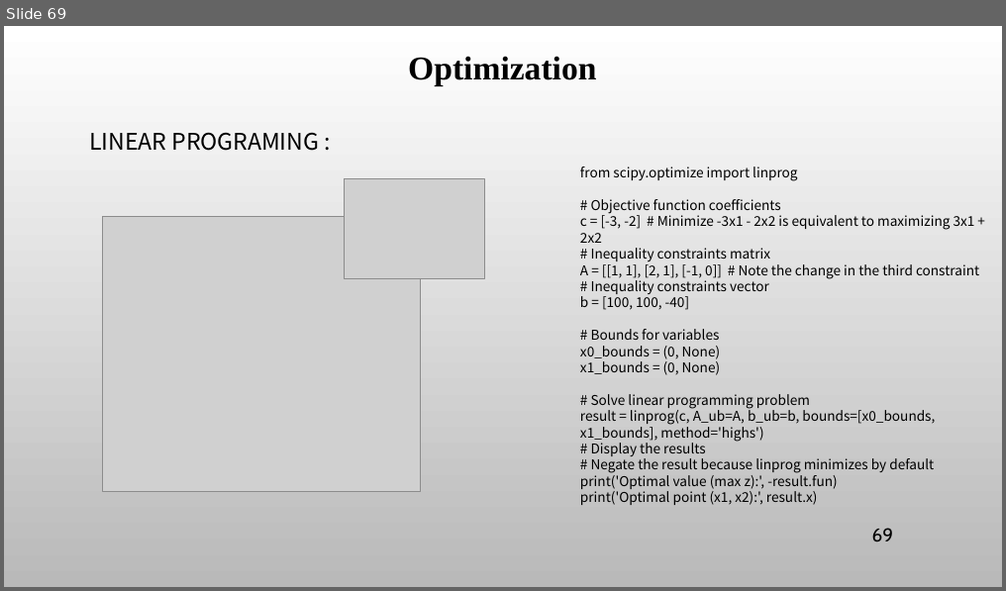
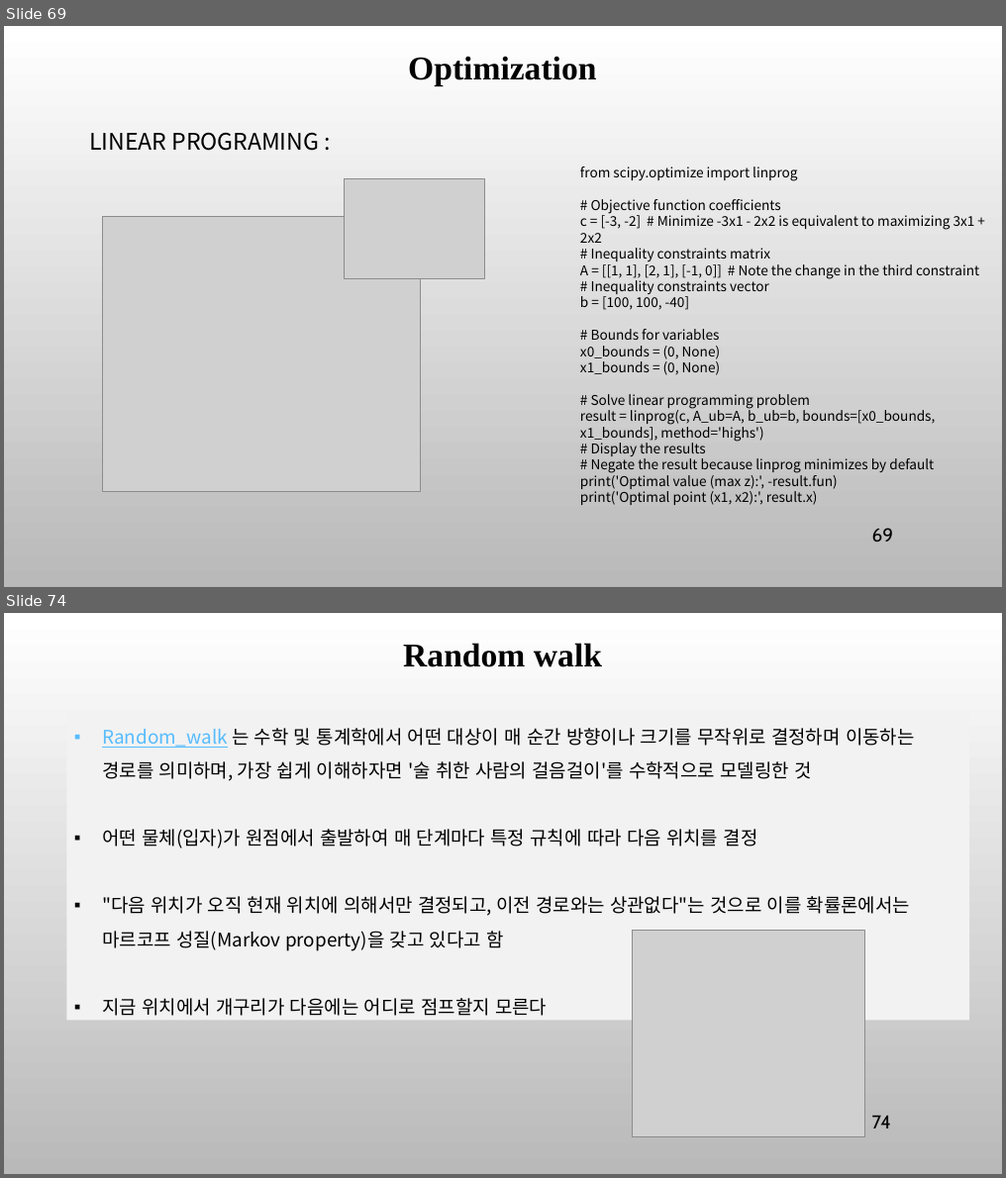
Before and after one commit to ancestor9/mathematics-for-machine-learning, a slide deck: 8_Applications of mathematics.pptx. Shown one above the other, each under a label of ours: slide 69 before the commit, slides 69 and 74 after it; the slides between them are not shown. The pictures are 1006x591 and 1006x1178 pixels, drawn with LibreOffice and Linux fonts; fonts in the diff are those of the drawing; grey boxes stand for pictures; background and template pictures are left out. Boxes give left, top, right and bottom in pixels: in the first picture for what was removed or moved away, otherwise in the second. Text is boxed around its words. In the diff, an @@ line names an element or a change of style, - is before the commit and + after.

```diff
--- a/8_Applications of mathematics.pptx
+++ b/8_Applications of mathematics.pptx
@@ slide 74 added at [4,613,1002,1174], background picture (left out) @@
@@ title added at [403,643,602,667], 32 pt, text #000000, bold @@
+Random walk
@@ rectangle added at [67,711,969,1020], fill #F2F2F2, 18 pt, text #000000 @@
+▪ Random_walk 는 수학 및 통계학에서 어떤 대상이 매 순간 방향이나 크기를 무작위로 결정하며 이동하는 경로를 의미하며, 가장 쉽게 이해하자면 '술 취한 사람의 걸음걸이'를 수학적으로 모델링한 것
+▪ 어떤 물체(입자)가 원점에서 출발하여 매 단계마다 특정 규칙에 따라 다음 위치를 결정
+▪ "다음 위치가 오직 현재 위치에 의해서만 결정되고, 이전 경로와는 상관없다"는 것으로 이를 확률론에서는 마르코프 성질(Markov property)을 갖고 있다고 함
+▪ 지금 위치에서 개구리가 다음에는 어디로 점프할지 모른다
@@ picture added at [633,930,865,1137] @@
@@ page number added at [872,1115,891,1129], 18 pt, text #000000 @@
+74
```
Also in this commit, not shown: 15 other slides added.
